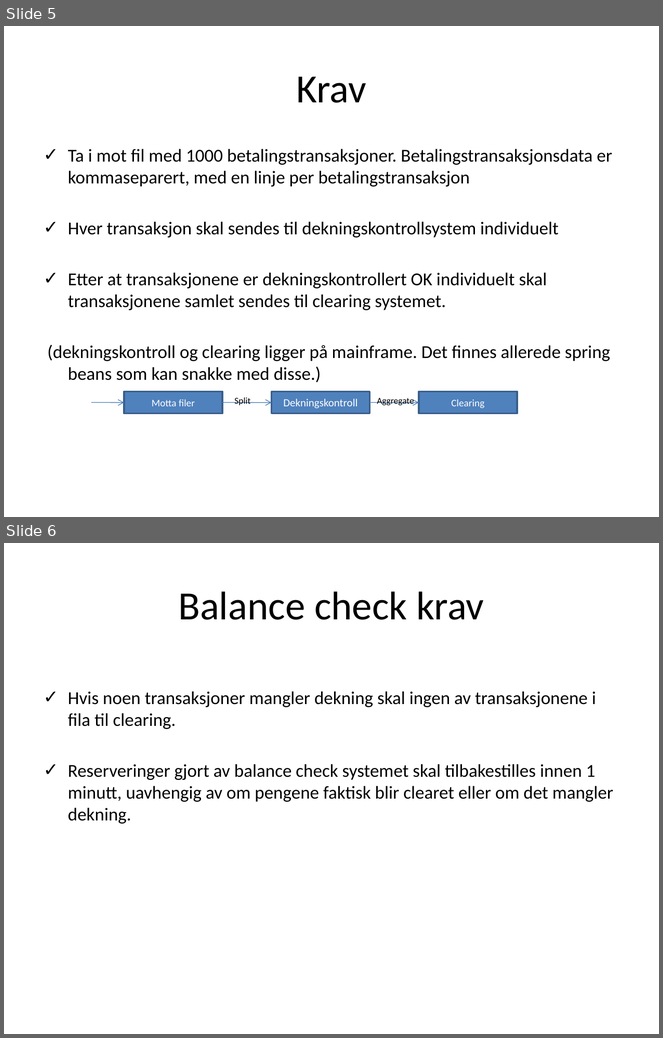
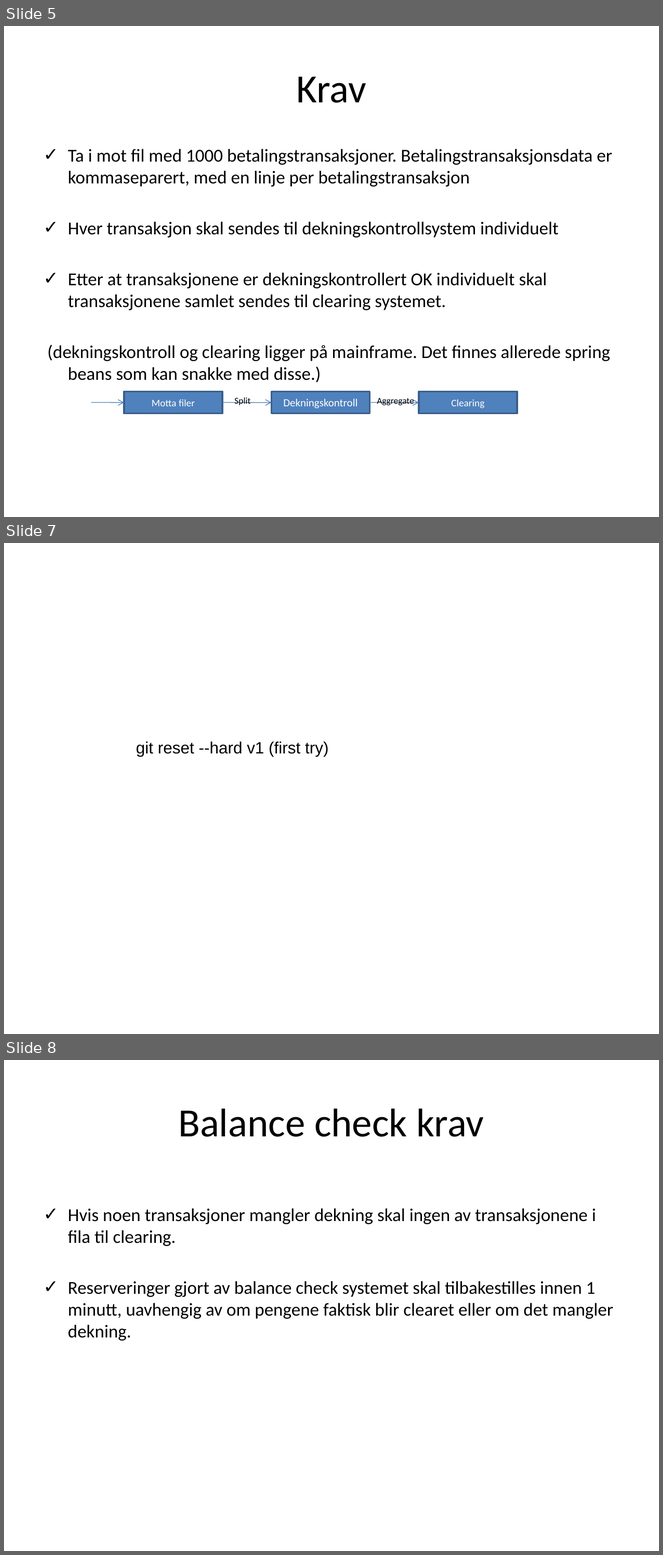
Before and after one commit to runepeter/camel-stuff, a slide deck: camel-spotting.pptx. Shown one above the other, each under a label of ours: slides 5 and 6 before the commit, slides 5, 7 and 8 after it; the slides between them are not shown. The pictures are 663x1038 and 663x1555 pixels, drawn with LibreOffice and Linux fonts; fonts in the diff are those of the drawing. Boxes give left, top, right and bottom in pixels: in the first picture for what was removed or moved away, otherwise in the second. Text is boxed around its words. In the diff, an @@ line names an element or a change of style, - is before the commit and + after.

```diff
--- a/camel-spotting.pptx
+++ b/camel-spotting.pptx
@@ slide 7 added at [4, 543, 659, 1034], background #FFFFFF @@
@@ text added at [136, 742, 328, 757], 18 pt, text #000000 @@
+git reset --hard v1 (first try)
@@ what was slide 6 is now slide 8 @@
```
Also in this commit, not shown: 1 slide changed, 4 other slides added.
